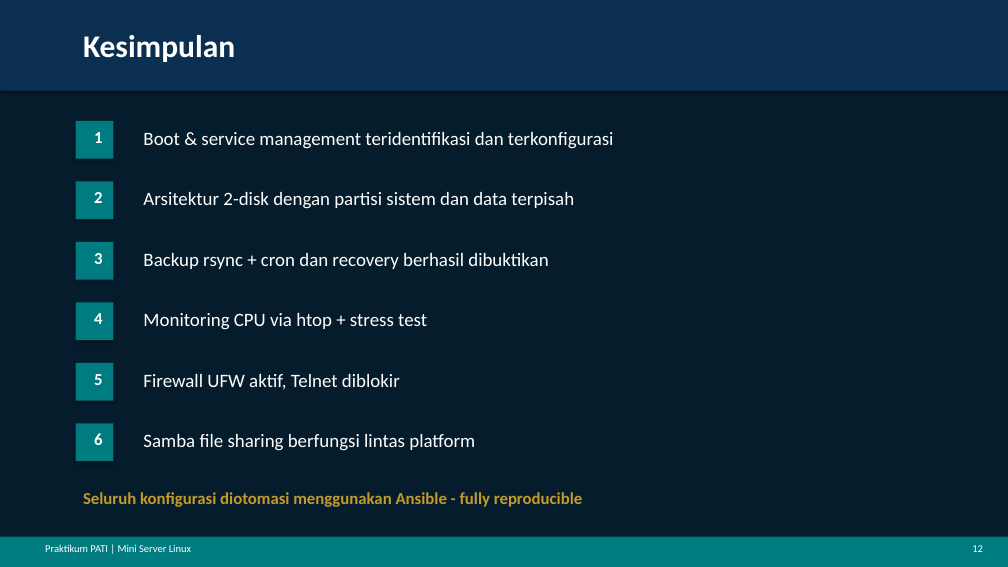
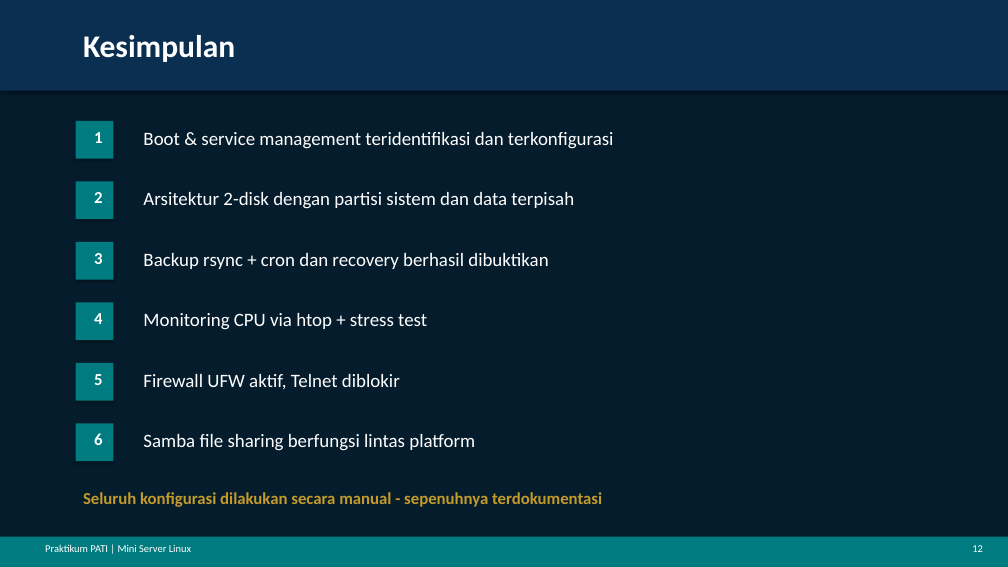
Before and after one commit to Elvand-Lie/SysAdmin-Works, a slide deck: slide 12 of Presentasi_SysAdmin_McKinsey.pptx. Drawn at 1008x567 pixels with LibreOffice and Linux fonts; fonts in the diff are those of the drawing. Boxes give left, top, right and bottom in pixels: in the first picture for what was removed or moved away, otherwise in the second. Text is boxed around its words. In the diff, an @@ line names an element or a change of style, - is before the commit and + after.

Commit message:
Remove AI formatting symbols and Ansible references

```diff
--- a/Presentasi_SysAdmin_McKinsey.pptx
+++ b/Presentasi_SysAdmin_McKinsey.pptx
@@ text at (x1=83, y1=492, x2=602, y2=507): text changed @@
-Seluruh konfigurasi diotomasi menggunakan Ansible - fully reproducible
+Seluruh konfigurasi dilakukan secara manual - sepenuhnya terdokumentasi
```
Also in this commit, not shown: 3 other slides changed, 2 other files.
